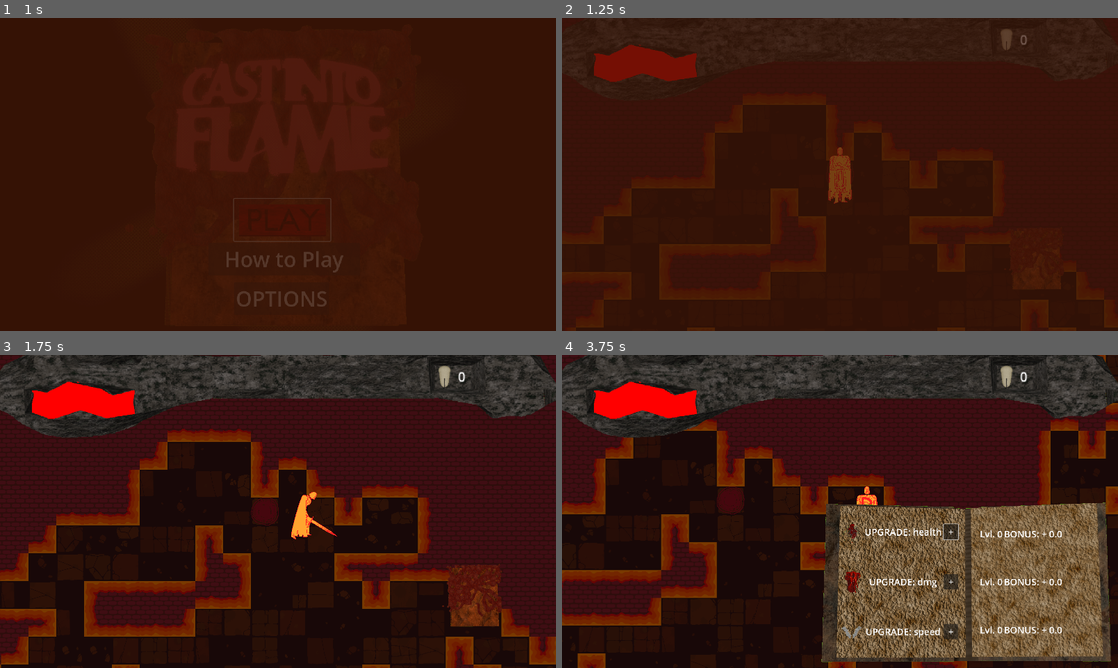
Above: before the commit, frames 1-4 (two rows, left to right).
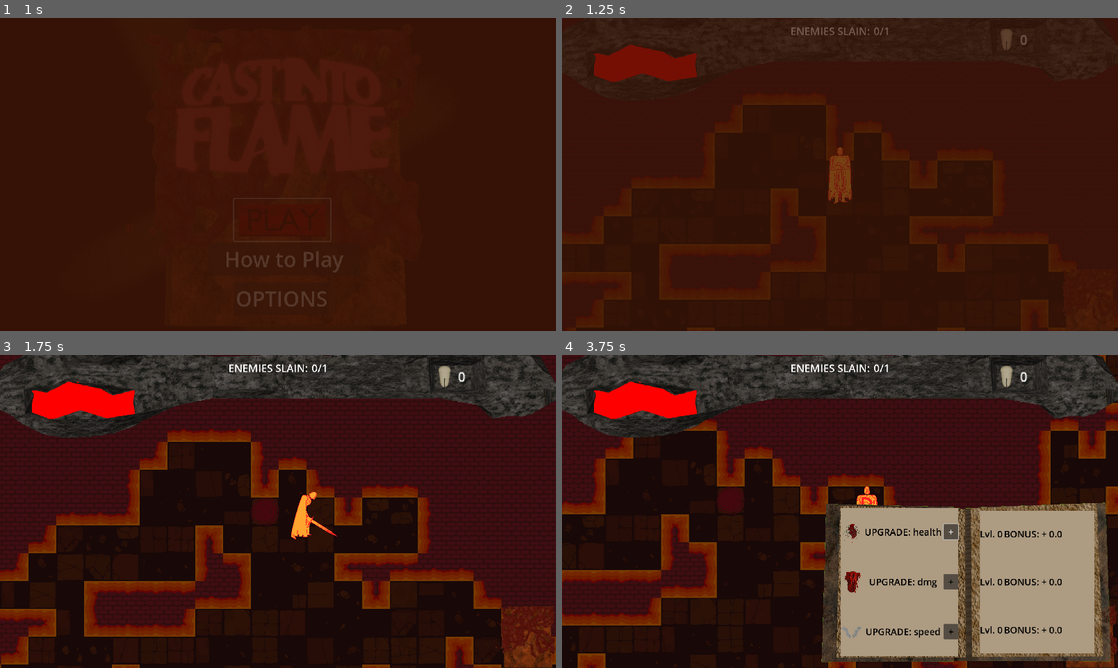
Above: after the commit, the same moments.

Repository: jible/capstone
Game: Godot game, scene res://scenes/testScenes/main_menu.tscn
The game is run twice, just before and just after one commit, with the same random seed, the same clock (stepped at 60 frames per second) and the same inputs. The engine's default icon, where the game draws it, is replaced by a stand-in: a white triangle on a blue panel in a dark square.
Inputs (mouse positions are in pixels of both pictures, inside the frame that each line leads up to):
- Up to frame 1 (1 s): click (283, 221) at 0.5 s
- Up to frame 2 (1.25 s): no input
- Up to frame 3 (1.75 s): move the mouse to (400, 495) at 1.27 s; hold Right (right) from 1.28 s (still down); hold Space (attack) from 1.28 s (still down)
- Up to frame 4 (3.75 s): move the mouse to (728, 527) at 2.02 s; release Right (right) at 2.03 s; release Space (attack) at 2.03 s; hold Down (down) 2.03-2.78 s; tap Shift (dash) at 2.1, 3.6 s; move the mouse to (895, 442) at 2.77 s; hold Right (right) 2.78-3.53 s; hold Space (attack) 2.78-3.53 s; move the mouse to (812, 574) at 3.52 s; hold Tab (OpenUpgrades) from 3.53 s (still down)

Frame 1 is identical in both runs. In frame 2, 0.5% of the frame differs, in the area x 41-100%, y 2-100%; in frame 3, 2.8%; in frame 4, 19%.

Commit message:
added enemies killed display, upgrade menu text visibility

Diff:
--- a/scenes/prefabs/ui_elements/HUD.tscn
+++ b/scenes/prefabs/ui_elements/HUD.tscn
@@ -1,12 +1,12 @@
-[gd_scene load_steps=8 format=3 uid="uid://dfvsgbamdsiep"]
+[gd_scene load_steps=9 format=3 uid="uid://dfvsgbamdsiep"]
 
 [ext_resource type="Script" path="res://scripts/for_scenes/HUD.gd" id="1_ndg1h"]
-[ext_resource type="Texture2D" uid="uid://bxevwqt0bicpt" path="res://assets/sprites/sexyIndiDevLogo.png" id="2_cbqub"]
 [ext_resource type="Texture2D" uid="uid://bspcc8ob30fpb" path="res://assets/ui_renders/hudv3.png" id="3_oovd0"]
 [ext_resource type="PackedScene" uid="uid://bsmerj830lma6" path="res://scenes/prefabs/ui_elements/stat_upgrade_ui.tscn" id="4_0nay5"]
 [ext_resource type="Texture2D" uid="uid://dixby21fjwcxc" path="res://assets/ui_renders/currency_tooth.png" id="4_mjk8y"]
 [ext_resource type="PackedScene" uid="uid://bqwbdvntcsrc0" path="res://scenes/prefabs/ui_elements/pause_menu.tscn" id="5_csnww"]
 [ext_resource type="Texture2D" uid="uid://c0nobm6vf3dl4" path="res://assets/ui_renders/main_menu_book.png" id="5_ojgqu"]
+[ext_resource type="PackedScene" uid="uid://ciq2y3xn8blhn" path="res://scenes/prefabs/ui_elements/enemies_slain.tscn" id="7_ktbfn"]
 
 [sub_resource type="StyleBoxFlat" id="StyleBoxFlat_8sjnk"]
 bg_color = Color(1, 0, 0, 1)
@@ -72,10 +72,10 @@
 anchor_top = 1.0
 anchor_right = 1.0
 anchor_bottom = 1.0
-offset_left = -393.0
-offset_top = -359.0
-offset_right = 900.0
-offset_bottom = 947.0
+offset_left = -209.0
+offset_top = -217.0
+offset_right = 490.0
+offset_bottom = 508.0
 grow_horizontal = 0
 grow_vertical = 0
 scale = Vector2(0.297816, 0.297816)
@@ -118,4 +118,7 @@
 anchor_right = 0.5
 anchor_bottom = 0.5
 
+[node name="EnemiesSlain" parent="." instance=ExtResource("7_ktbfn")]
+layout_mode = 1
+
 [connection signal="pressed" from="Border/UpgradeMenuButton" to="." method="_on_upgrade_menu_button_pressed"]
--- /dev/null
+++ b/scenes/prefabs/ui_elements/enemies_slain.tscn
@@ -0,0 +1,34 @@
+[gd_scene load_steps=2 format=3 uid="uid://ciq2y3xn8blhn"]
+
+[ext_resource type="Script" path="res://scripts/for_scenes/enemies_slain.gd" id="1_g85l7"]
+
+[node name="EnemiesSlain" type="Control"]
+layout_mode = 3
+anchors_preset = 5
+anchor_left = 0.5
+anchor_right = 0.5
+grow_horizontal = 2
+script = ExtResource("1_g85l7")
+
+[node name="HBoxContainer" type="HBoxContainer" parent="."]
+layout_mode = 1
+anchors_preset = 5
+anchor_left = 0.5
+anchor_right = 0.5
+offset_left = -171.0
+offset_top = 20.0
+offset_right = 171.0
+offset_bottom = 70.0
+grow_horizontal = 2
+
+[node name="HeaderLabel" type="Label" parent="HBoxContainer"]
+unique_name_in_owner = true
+layout_mode = 2
+theme_override_font_sizes/font_size = 36
+text = "ENEMIES SLAIN: "
+
+[node name="CountLabel" type="Label" parent="HBoxContainer"]
+unique_name_in_owner = true
+layout_mode = 2
+theme_override_font_sizes/font_size = 36
+text = "0/1"
--- a/scenes/prefabs/ui_elements/stat_total.tscn
+++ b/scenes/prefabs/ui_elements/stat_total.tscn
@@ -28,6 +28,7 @@
 size_flags_horizontal = 3
 size_flags_vertical = 1
 size_flags_stretch_ratio = 2.0
+theme_override_colors/font_color = Color(0, 0, 0, 1)
 theme_override_font_sizes/font_size = 32
 text = "Lvl. 0"
 horizontal_alignment = 1
@@ -38,6 +39,7 @@
 layout_mode = 2
 size_flags_horizontal = 3
 size_flags_vertical = 1
+theme_override_colors/font_color = Color(0, 0, 0, 1)
 theme_override_font_sizes/font_size = 32
 text = "Bonus: +0"
 vertical_alignment = 1
--- a/scenes/prefabs/ui_elements/stat_upgrade.tscn
+++ b/scenes/prefabs/ui_elements/stat_upgrade.tscn
@@ -25,6 +25,7 @@
 layout_mode = 2
 size_flags_horizontal = 3
 size_flags_stretch_ratio = 2.0
+theme_override_colors/font_color = Color(0, 0, 0, 1)
 theme_override_font_sizes/font_size = 32
 text = "UPGRADE: "
 horizontal_alignment = 1
@@ -35,6 +36,7 @@
 layout_mode = 2
 size_flags_vertical = 4
 size_flags_stretch_ratio = 0.5
+theme_override_colors/font_color = Color(0, 0, 0, 1)
 theme_override_font_sizes/font_size = 32
 text = "+"
 
--- a/scenes/prefabs/ui_elements/stat_upgrade_ui.tscn
+++ b/scenes/prefabs/ui_elements/stat_upgrade_ui.tscn
@@ -7,6 +7,9 @@
 [ext_resource type="Texture2D" uid="uid://c7bfofw7rd1tu" path="res://assets/ui_renders/FistIcon.png" id="4_0piuq"]
 [ext_resource type="Texture2D" uid="uid://df5dpo8q4en1s" path="res://assets/ui_renders/speedUpgradeIcon.png" id="5_wylq6"]
 [ext_resource type="PackedScene" uid="uid://bywi33bblmvxw" path="res://scenes/prefabs/ui_elements/stat_total.tscn" id="6_ggy7d"]
+
+[sub_resource type="StyleBoxFlat" id="StyleBoxFlat_7j3mb"]
+bg_color = Color(0.678431, 0.607843, 0.509804, 1)
 
 [node name="StatUpgradeUi" type="Control" node_paths=PackedStringArray("speaker", "focus_button")]
 layout_mode = 3
@@ -52,6 +55,10 @@
 grow_vertical = 0
 theme_override_constants/margin_right = 25
 
+[node name="PanelContainer" type="PanelContainer" parent="MarginContainer"]
+layout_mode = 2
+theme_override_styles/panel = SubResource("StyleBoxFlat_7j3mb")
+
 [node name="StatContainer" type="VBoxContainer" parent="MarginContainer"]
 layout_mode = 2
 
@@ -88,6 +95,10 @@
 theme_override_constants/margin_right = 10
 theme_override_constants/margin_bottom = 10
 
+[node name="PanelContainer" type="PanelContainer" parent="MarginContainer2"]
+layout_mode = 2
+theme_override_styles/panel = SubResource("StyleBoxFlat_7j3mb")
+
 [node name="UpgradeContainer" type="VBoxContainer" parent="MarginContainer2"]
 layout_mode = 2
 
--- a/scripts/enemy_manager.gd
+++ b/scripts/enemy_manager.gd
@@ -36,6 +36,7 @@
 func enemy_killed(enemy):
 	live_enemies -= 1
 	enemies_killed += 1
+	SignalBus.enemy_killed.emit()
 	if enemies_killed >= required_enemies:
 		print("required_enemies_killed")
 		SignalBus.required_enemies_killed.emit()
--- /dev/null
+++ b/scripts/for_scenes/enemies_slain.gd
@@ -0,0 +1,24 @@
+extends Control
+
+@onready var header_label: Label = %HeaderLabel
+@onready var count_label: Label = %CountLabel
+
+var enemies_killed: int = 0
+var required_enemies: int = LevelManager.get_current_package().enemy_package.required_enemies
+
+# Called when the node enters the scene tree for the first time.
+func _ready() -> void:
+
+	SignalBus.connect("enemy_killed", update_count_label)
+	SignalBus.connect("required_enemies_killed", update_header_label)
+
+func update_count_label():
+	#TODO
+	# grab from enemy manager instead of tracking self
+	enemies_killed += 1
+	count_label.text = "%d / %d" % [enemies_killed, required_enemies]
+
+func update_header_label():
+	#TODO
+	#Swap to use a translation keyed string
+	count_label.text = "EXIT UNLOCKED"
--- a/scripts/globals/signal_bus.gd
+++ b/scripts/globals/signal_bus.gd
@@ -23,4 +23,6 @@
 
 signal required_enemies_killed()
 
+signal enemy_killed()
+
 signal level_completed()
Not shown: 1 places in scenes/prefabs/ui_elements/stat_upgrade_ui.tscn that only renumber resources
